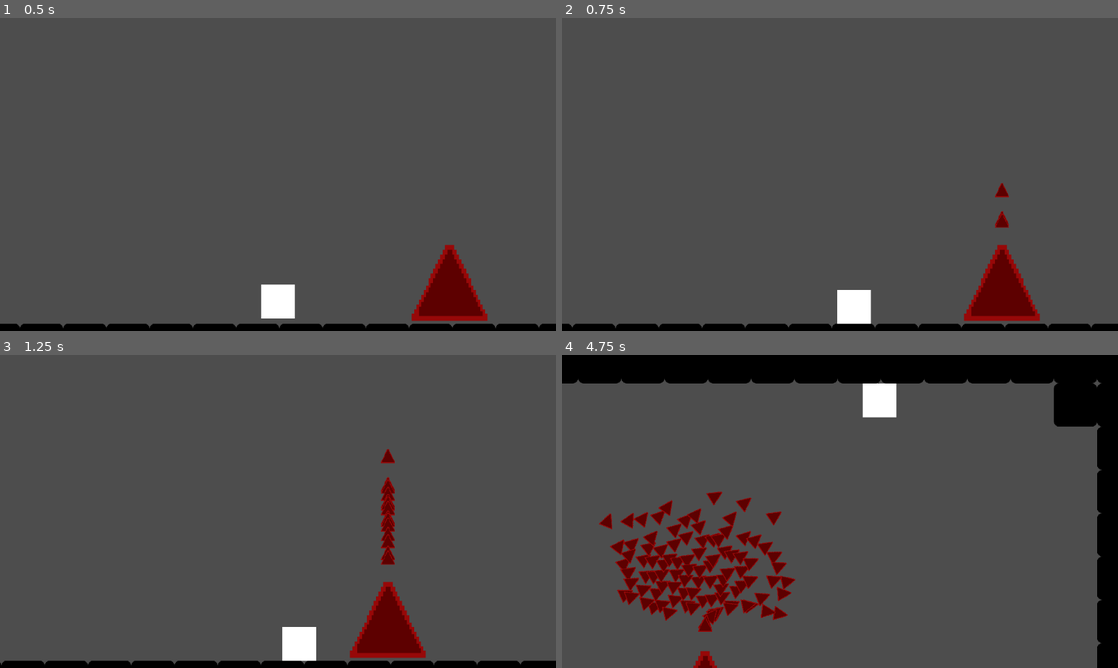
Above: before the commit, frames 1-4 (two rows, left to right).
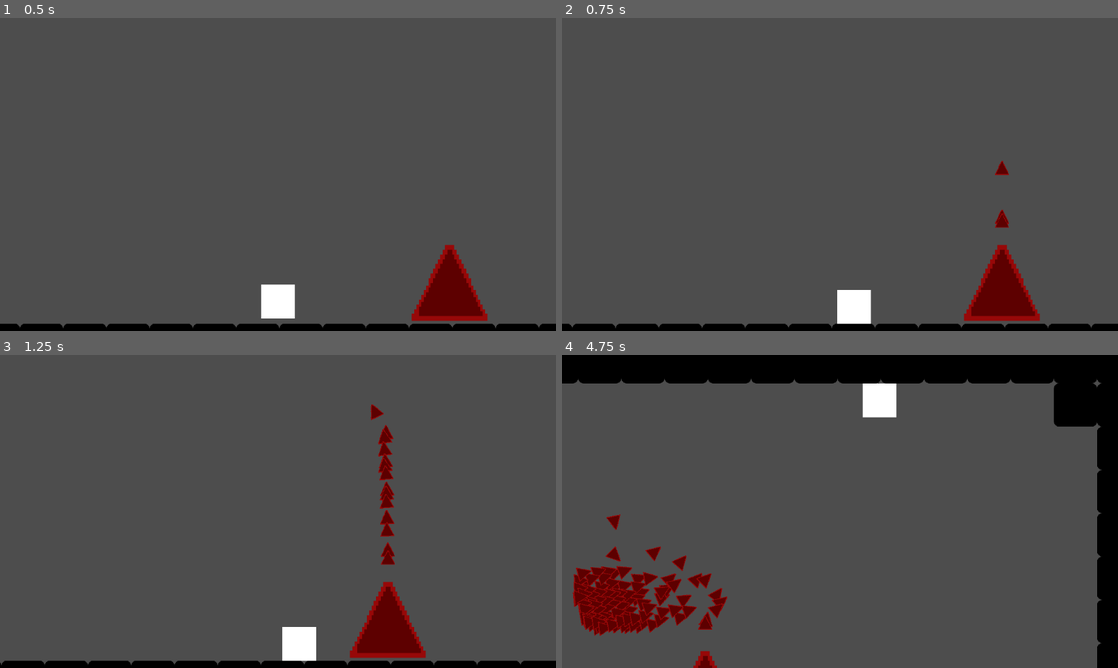
Above: after the commit, the same moments.

Repository: LitheFulminare/Operation-Venulysian
Game: Godot game, scene res://Game scenes/Shredder boss test.tscn
Same seed, same stepped clock (60 frames per second), same inputs: the game is played once before the commit and once after it. This scene is started directly instead of the project's main scene. The engine's default icon, where the game draws it, is replaced by a stand-in: a white triangle on a blue panel in a dark square.
Inputs (mouse positions are in pixels of both pictures, inside the frame that each line leads up to):
- Up to frame 1 (0.5 s): no input
- Up to frame 2 (0.75 s): tap Enter (ui_accept) at 0.5, 0.6 s; move the mouse to (962, 158) at 0.52 s; hold D (Right) from 0.53 s (still down)
- Up to frame 3 (1.25 s): keep holding D (Right); tap Enter (ui_accept) at 0.77, 1.07 s
- Up to frame 4 (4.75 s): move the mouse to (728, 527) at 1.27 s; tap Shift (Dash) at 1.35, 4.35 s; tap Enter (ui_accept) at 1.52, 1.55, 1.82, 2.3, 3.02, 3.05, 3.32, 3.6, 3.77, 4.07, 4.52, 4.55 s; move the mouse to (895, 442) at 2.02 s; release D (Right) at 2.03 s; hold A (Left) 2.03-2.78 s; tap F (Grappling Hook) at 2.1 s; move the mouse to (812, 574) at 2.77 s; hold D (Right) 2.78-4.28 s; click (812, 574) at 2.85 s; move the mouse to (1006, 558) at 3.52 s; move the mouse to (673, 464) at 4.27 s; hold A (Left) from 4.28 s (still down)

Frame 1 is identical in both runs. In frame 2, 0.2% of the frame differs, in the area x 77-81%, y 45-67%; in frame 3, 0.8%; in frame 4, 7.7%, in the area x 1-42%, y 43-90%.

Commit message:
minor ajustments

Diff:
--- a/Operation Venulysian/Enemies/Bosses/Shredder Boss/shredder_boss.gd
+++ b/Operation Venulysian/Enemies/Bosses/Shredder Boss/shredder_boss.gd
@@ -19,7 +19,4 @@
 		shredder.global_position = shredder_spawn.global_position
 		shredder.rotate(deg_to_rad(270))
 
-		#if i % 2 == 0:
-			#shredder.global_position.x += 10
-
 		await get_tree().create_timer(shredder_spawn_delay).timeout
--- a/Operation Venulysian/Enemies/Shredder/Shredder.tscn
+++ b/Operation Venulysian/Enemies/Shredder/Shredder.tscn
@@ -14,6 +14,7 @@
 collision_layer = 8
 collision_mask = 33
 script = ExtResource("1_grmx2")
+speed = 12.0
 
 [node name="Sprite2D" type="Sprite2D" parent="."]
 texture_filter = 1
--- a/Operation Venulysian/Enemies/Shredder/shredder.gd
+++ b/Operation Venulysian/Enemies/Shredder/shredder.gd
@@ -1,7 +1,7 @@
 class_name Shredder extends Area2D
 
 @export var speed: float = 7
-@export var movv: float = 15 # algo entre 15 e 45 são valorens bons
+@export var movv: float = 15 # algo entre 15 e 45 é um bom valor
 @export var boundary_force: float = 1
 
 var rays: Array[RayCast2D]
